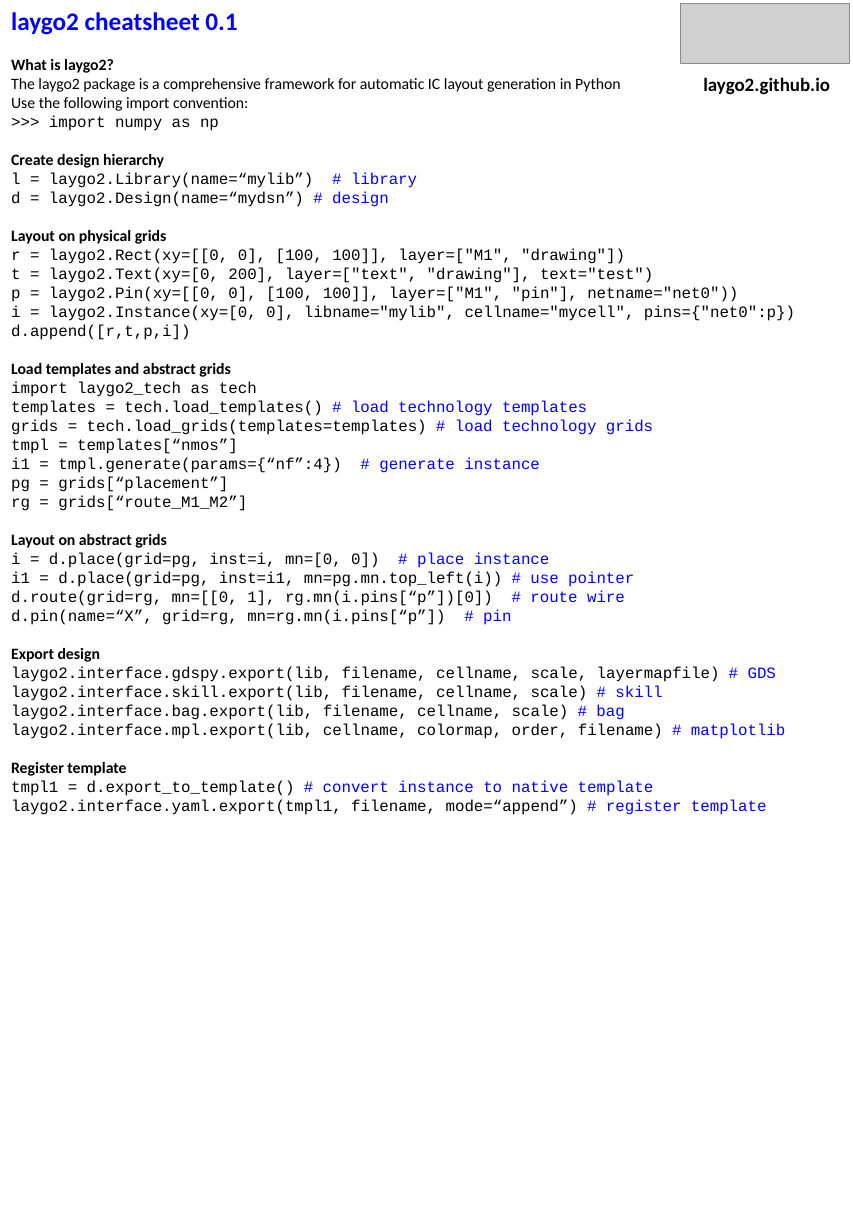
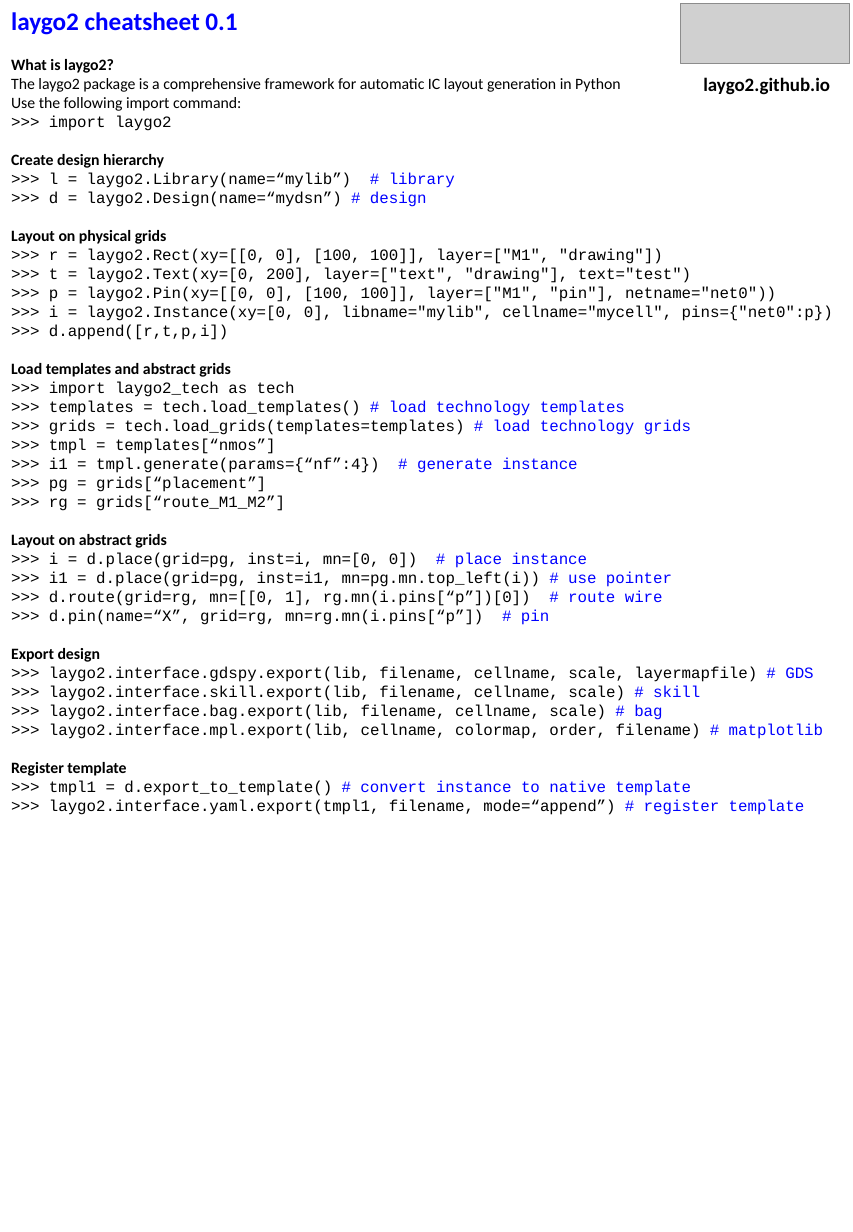
Before and after one commit to niftylab/laygo2, a slide deck: slide 1 of docs_workspace/docs_sphinx/assets/misc/laygo2_cheatsheet.pptx. Drawn at 853x1232 pixels with LibreOffice and Linux fonts; fonts in the diff are those of the drawing; grey boxes stand for pictures. Boxes give left, top, right and bottom in pixels: in the first picture for what was removed or moved away, otherwise in the second. Text is boxed around its words. In the diff, an @@ line names an element or a change of style, - is before the commit and + after.

```diff
--- a/docs_workspace/docs_sphinx/assets/misc/laygo2_cheatsheet.pptx
+++ b/docs_workspace/docs_sphinx/assets/misc/laygo2_cheatsheet.pptx
@@ text at box(11, 97, 241, 131): text changed @@
-Use the following import convention:
->>> import numpy as np
+Use the following import command:
+>>> import laygo2
@@ text at box(49, 172, 455, 207): text changed @@
-l = laygo2.Library(name=“mylib”) # library
-d = laygo2.Design(name=“mydsn”) # design
+>>> l = laygo2.Library(name=“mylib”) # library
+>>> d = laygo2.Design(name=“mydsn”) # design
@@ text at box(49, 248, 833, 340): text changed @@
-r = laygo2.Rect(xy=[[0, 0], [100, 100]], layer=["M1", "drawing"])
-t = laygo2.Text(xy=[0, 200], layer=["text", "drawing"], text="test")
-p = laygo2.Pin(xy=[[0, 0], [100, 100]], layer=["M1", "pin"], netname="net0"))
-i = laygo2.Instance(xy=[0, 0], libname="mylib", cellname="mycell", pins={"net0":p})
-d.append([r,t,p,i])
+>>> r = laygo2.Rect(xy=[[0, 0], [100, 100]], layer=["M1", "drawing"])
+>>> t = laygo2.Text(xy=[0, 200], layer=["text", "drawing"], text="test")
+>>> p = laygo2.Pin(xy=[[0, 0], [100, 100]], layer=["M1", "pin"], netname="net0"))
+>>> i = laygo2.Instance(xy=[0, 0], libname="mylib", cellname="mycell", pins={"net0":p})
+>>> d.append([r,t,p,i])
@@ text at box(49, 381, 691, 511): text changed @@
-import laygo2_tech as tech
-templates = tech.load_templates() # load technology templates
-grids = tech.load_grids(templates=templates) # load technology grids
-tmpl = templates[“nmos”]
-i1 = tmpl.generate(params={“nf”:4}) # generate instance
-pg = grids[“placement”]
-rg = grids[“route_M1_M2”]
+>>> import laygo2_tech as tech
+>>> templates = tech.load_templates() # load technology templates
+>>> grids = tech.load_grids(templates=templates) # load technology grids
+>>> tmpl = templates[“nmos”]
+>>> i1 = tmpl.generate(params={“nf”:4}) # generate instance
+>>> pg = grids[“placement”]
+>>> rg = grids[“route_M1_M2”]
@@ text at box(49, 552, 672, 625): text changed @@
-i = d.place(grid=pg, inst=i, mn=[0, 0]) # place instance
-i1 = d.place(grid=pg, inst=i1, mn=pg.mn.top_left(i)) # use pointer
-d.route(grid=rg, mn=[[0, 1], rg.mn(i.pins[“p”])[0]) # route wire
-d.pin(name=“X”, grid=rg, mn=rg.mn(i.pins[“p”]) # pin
+>>> i = d.place(grid=pg, inst=i, mn=[0, 0]) # place instance
+>>> i1 = d.place(grid=pg, inst=i1, mn=pg.mn.top_left(i)) # use pointer
+>>> d.route(grid=rg, mn=[[0, 1], rg.mn(i.pins[“p”])[0]) # route wire
+>>> d.pin(name=“X”, grid=rg, mn=rg.mn(i.pins[“p”]) # pin
@@ text at box(49, 666, 824, 739): text changed @@
-laygo2.interface.gdspy.export(lib, filename, cellname, scale, layermapfile) # GDS
-laygo2.interface.skill.export(lib, filename, cellname, scale) # skill
-laygo2.interface.bag.export(lib, filename, cellname, scale) # bag
-laygo2.interface.mpl.export(lib, cellname, colormap, order, filename) # matplotlib
+>>> laygo2.interface.gdspy.export(lib, filename, cellname, scale, layermapfile) # GDS
+>>> laygo2.interface.skill.export(lib, filename, cellname, scale) # skill
+>>> laygo2.interface.bag.export(lib, filename, cellname, scale) # bag
+>>> laygo2.interface.mpl.export(lib, cellname, colormap, order, filename) # matplotlib
@@ text at box(49, 780, 805, 815): text changed @@
-tmpl1 = d.export_to_template() # convert instance to native template
-laygo2.interface.yaml.export(tmpl1, filename, mode=“append”) # register template
+>>> tmpl1 = d.export_to_template() # convert instance to native template
+>>> laygo2.interface.yaml.export(tmpl1, filename, mode=“append”) # register template
```
Also in this commit, not shown: 2 other files.
